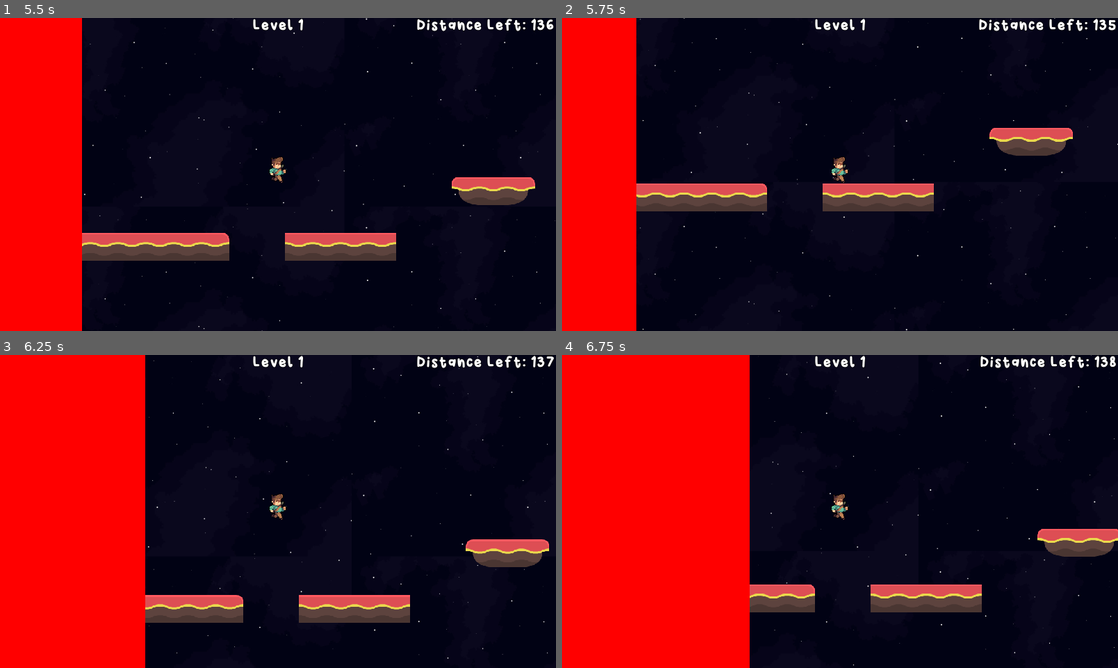
Above: before the commit, frames 1-4 (two rows, left to right).
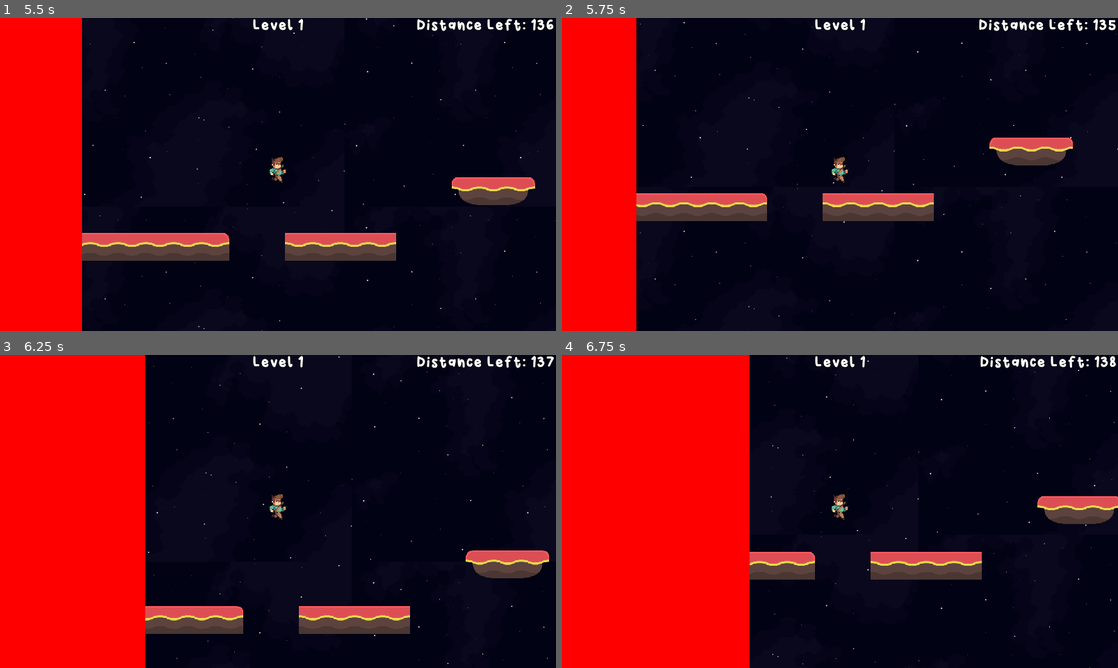
Above: after the commit, the same moments.

Repository: jonahshader/back5_platformer_unit3
Game: Godot game, scene res://scenes/menus/MainMenu.tscn
The game is run twice, just before and just after one commit, with the same random seed, the same clock (stepped at 60 frames per second) and the same inputs.
Inputs:
- Up to frame 1 (5.5 s): click "Start Game" at 0.5 s; click "Character 1" at 1.25 s; hold Space (jump) 2.03-2.78 s; hold Right (move_right) 2.03-3.53 s; tap Space (jump) at 2.85, 3.02, 3.32, 4.35, 4.52, 4.82 s; hold Left (move_left) 3.53-4.28 s; hold Space (jump) 3.53-4.28 s; hold Right (move_right) from 4.28 s (still down); hold Space (jump) from 5.03 s (still down)
- Up to frame 2 (5.75 s): keep holding Right (move_right); keep holding Space (jump)
- Up to frame 3 (6.25 s): release Right (move_right) at 5.78 s; release Space (jump) at 5.78 s; hold Left (move_left) from 5.78 s (still down); tap Space (jump) at 5.85, 6.02 s
- Up to frame 4 (6.75 s): tap Space (jump) at 6.32 s; release Left (move_left) at 6.53 s; hold Right (move_right) from 6.53 s (still down); hold Space (jump) from 6.53 s (still down)

Frame 1 is identical in both runs. In frame 2, 6.0% of the frame differs, in the area x 13-100%, y 0-100%; in frame 3, 5.9%; in frame 4, 8.0%, in the area x 33-100%, y 0-100%.

Commit message:
player was dropping jump inputs, so i just enabled autohop lol. hopefully it is not a bad change.

Diff:
--- a/scenes/objects/JetPack.gd
+++ b/scenes/objects/JetPack.gd
@@ -10,7 +10,7 @@
 # Called every frame. 'delta' is the elapsed time since the previous frame.
 func _process(delta):
 	var thrusting = false
-	if Input.is_action_just_pressed("jump") and player.is_on_floor():
+	if Input.is_action_pressed("jump") and player.is_on_floor():
 		player.vel.y += player.jump_force/2 # counter act some of the jumping force
 	if Input.is_action_pressed("jump"):
 		if fuel_level > 0:
--- a/scenes/objects/Player.gd
+++ b/scenes/objects/Player.gd
@@ -40,7 +40,7 @@
 
 
 
-	if Input.is_action_just_pressed("jump") and is_on_floor():
+	if Input.is_action_pressed("jump") and is_on_floor():
 		vel.y -= jump_force
 
 
